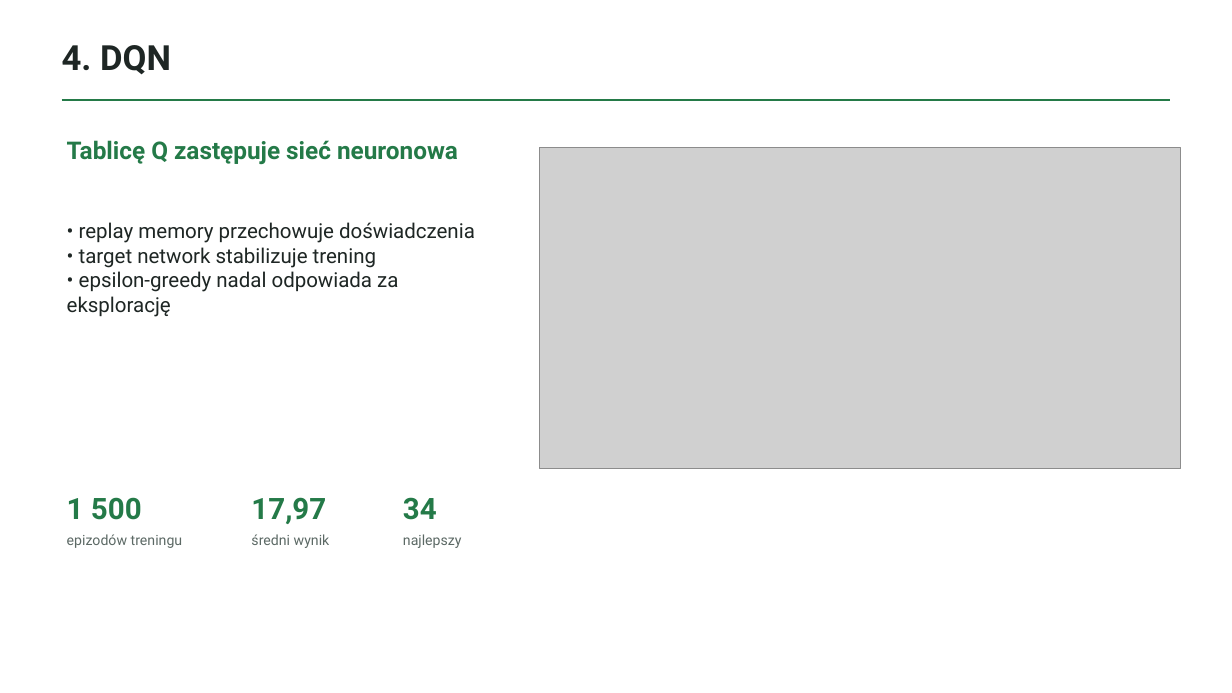
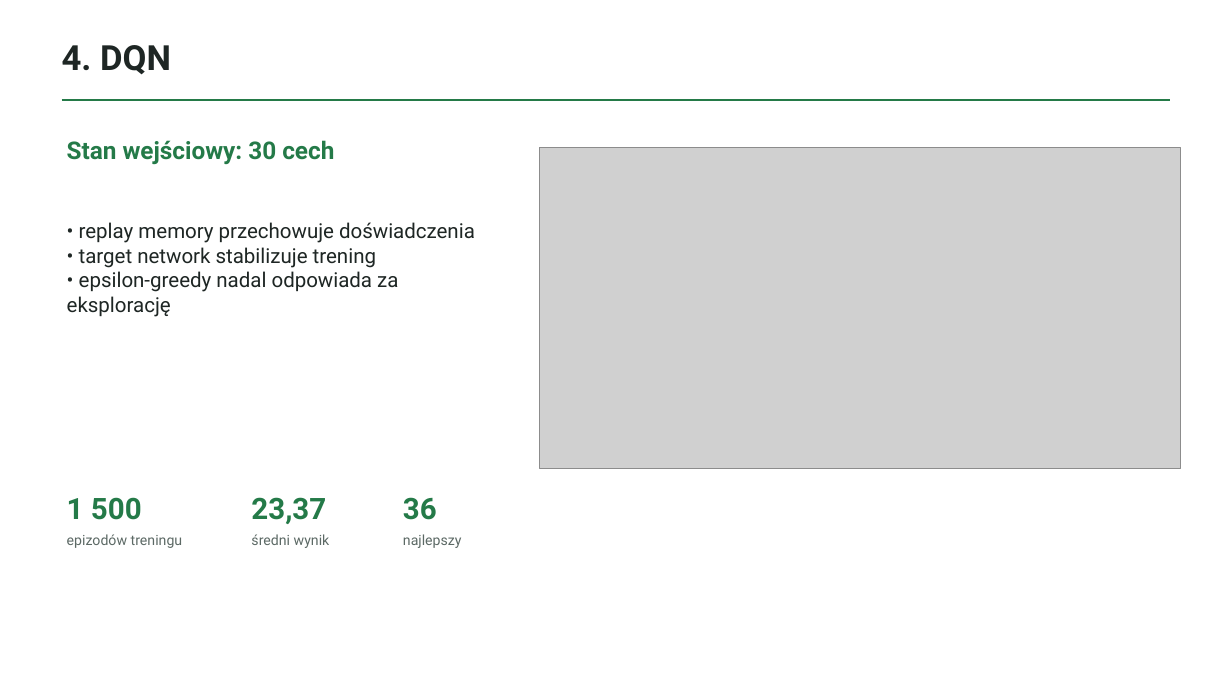
Before and after one commit to MaciekAza/snake-rl, a slide deck: slide 5 of prezentacja.pptx. Drawn at 1232x693 pixels with LibreOffice and Linux fonts; fonts in the diff are those of the drawing; grey boxes stand for pictures. Boxes give left, top, right and bottom in pixels: in the first picture for what was removed or moved away, otherwise in the second. Text is boxed around its words. In the diff, an @@ line names an element or a change of style, - is before the commit and + after.

```diff
--- a/prezentacja.pptx
+++ b/prezentacja.pptx
@@ text at bbox=[67, 140, 334, 164]: text changed @@
-Tablicę Q zastępuje sieć neuronowa
+Stan wejściowy: 30 cech
@@ text at bbox=[251, 497, 326, 524]: text changed @@
-17,97
+23,37
@@ text at bbox=[403, 497, 437, 520]: text changed @@
-34
+36
```
Also in this commit, not shown: 4 other slides changed, 15 other files.
